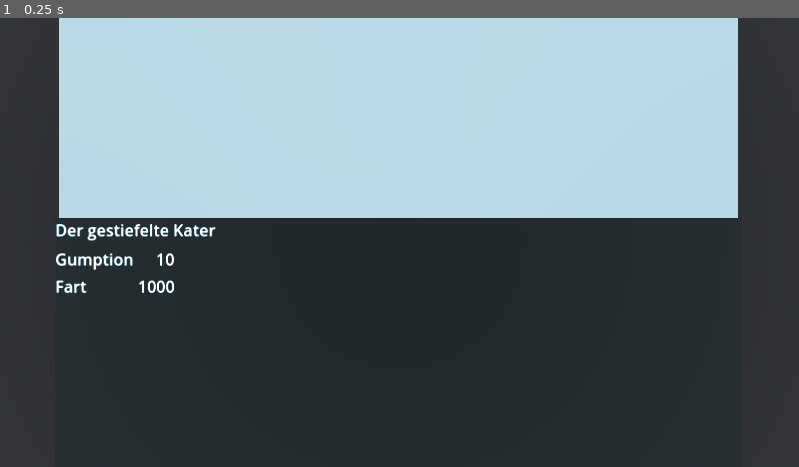
Above: before the commit, frame 1.
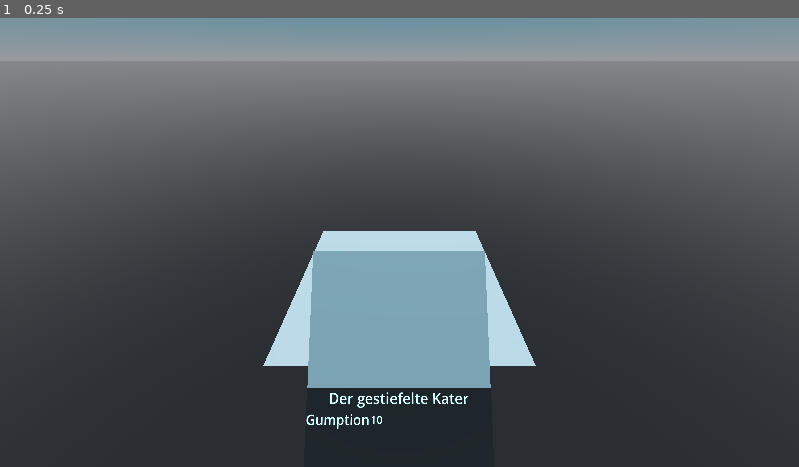
Above: after the commit, the same moment.

Repository: Mineorbit/Quarto
Game: Godot game, scene res://game.tscn
Two runs of this game, one before a commit and one after it. Both use one fixed random seed, a clock stepped at 60 frames per second and the inputs below.
Inputs:
- Up to frame 1 (0.25 s): no input

The runs differ from the first frame. In frame 1, 59% of the frame differs, in the area x 0-100%, y 0-92%.

Commit message:
adjusted view

Diff:
--- a/card/CardInformation.tscn
+++ b/card/CardInformation.tscn
@@ -1,4 +1,7 @@
-[gd_scene format=3 uid="uid://b06ycuqcc5odt"]
+[gd_scene load_steps=3 format=3 uid="uid://b06ycuqcc5odt"]
+
+[ext_resource type="PackedScene" uid="uid://bvjqy0oa2kejr" path="res://card/card_field_label.tscn" id="1_epr62"]
+[ext_resource type="PackedScene" uid="uid://d3yxgbw61136p" path="res://card/card_field_value.tscn" id="2_jirx6"]
 
 [node name="CardInformation" type="VBoxContainer"]
 anchors_preset = 15
@@ -7,35 +10,24 @@
 grow_horizontal = 2
 grow_vertical = 2
 
-[node name="RichTextLabel" type="RichTextLabel" parent="."]
-clip_contents = false
-custom_minimum_size = Vector2(25, 25)
+[node name="Name" type="Label" parent="."]
+custom_minimum_size = Vector2(0, 72)
 layout_mode = 2
+size_flags_vertical = 1
+theme_override_font_sizes/font_size = 52
 text = "Der gestiefelte Kater"
+horizontal_alignment = 1
+vertical_alignment = 1
+autowrap_mode = 2
+clip_text = true
 metadata/_edit_use_anchors_ = true
 
 [node name="GridContainer" type="GridContainer" parent="."]
 layout_mode = 2
 columns = 2
 
-[node name="Label" type="Label" parent="GridContainer"]
+[node name="CardFieldLabel" parent="GridContainer" instance=ExtResource("1_epr62")]
 layout_mode = 2
-text = "Gumption"
-vertical_alignment = 1
 
-[node name="Label2" type="Label" parent="GridContainer"]
+[node name="CardFieldValue" parent="GridContainer" instance=ExtResource("2_jirx6")]
 layout_mode = 2
-text = "10"
-horizontal_alignment = 2
-vertical_alignment = 1
-
-[node name="Label3" type="Label" parent="GridContainer"]
-layout_mode = 2
-text = "Fart"
-vertical_alignment = 1
-
-[node name="Label4" type="Label" parent="GridContainer"]
-layout_mode = 2
-text = "1000"
-horizontal_alignment = 2
-vertical_alignment = 1
--- /dev/null
+++ b/card/card_field_label.tscn
@@ -0,0 +1,6 @@
+[gd_scene format=3 uid="uid://bvjqy0oa2kejr"]
+
+[node name="CardFieldLabel" type="Label"]
+theme_override_font_sizes/font_size = 48
+text = "Gumption"
+vertical_alignment = 1
--- /dev/null
+++ b/card/card_field_value.tscn
@@ -0,0 +1,7 @@
+[gd_scene format=3 uid="uid://d3yxgbw61136p"]
+
+[node name="CardFieldValue" type="Label"]
+theme_override_font_sizes/font_size = 38
+text = "10"
+horizontal_alignment = 2
+vertical_alignment = 1
--- a/game.tscn
+++ b/game.tscn
@@ -21,9 +21,6 @@
 
 [node name="World" type="Node3D" parent="."]
 
-[node name="View" type="Camera3D" parent="World"]
-transform = Transform3D(1, 0, 0, 0, -4.371139e-08, 1, 0, -1, -4.371139e-08, 0, 1.01067, 0.088682175)
-
 [node name="Sun" type="DirectionalLight3D" parent="World"]
 transform = Transform3D(1, 0, 0, 0, -0.22780712, 0.9737063, 0, -0.9737063, -0.22780712, 0, 0, 0)
 shadow_enabled = true
@@ -38,4 +35,9 @@
 [node name="cards" type="Node3D" parent="World"]
 
 [node name="Card" parent="World/cards" instance=ExtResource("2_e2o6t")]
-transform = Transform3D(0.99999994, 0, 0, 0, 1, 0, 0, 0, 0.99999994, -0.0025995076, 0.14845777, 0.018162072)
+transform = Transform3D(0.5, 0, 0, 0, 0.32259557, -0.3820106, 0, 0.3820106, 0.32259557, -0.0025995076, 0.38695443, 1.4041)
+
+[node name="CameraHinge" type="Node3D" parent="World"]
+
+[node name="View" type="Camera3D" parent="World/CameraHinge"]
+transform = Transform3D(1, 0, 0, 0, 0.84946936, 0.527638, 0, -0.527638, 0.84946936, 0, 1.9013227, 2.3425403)
